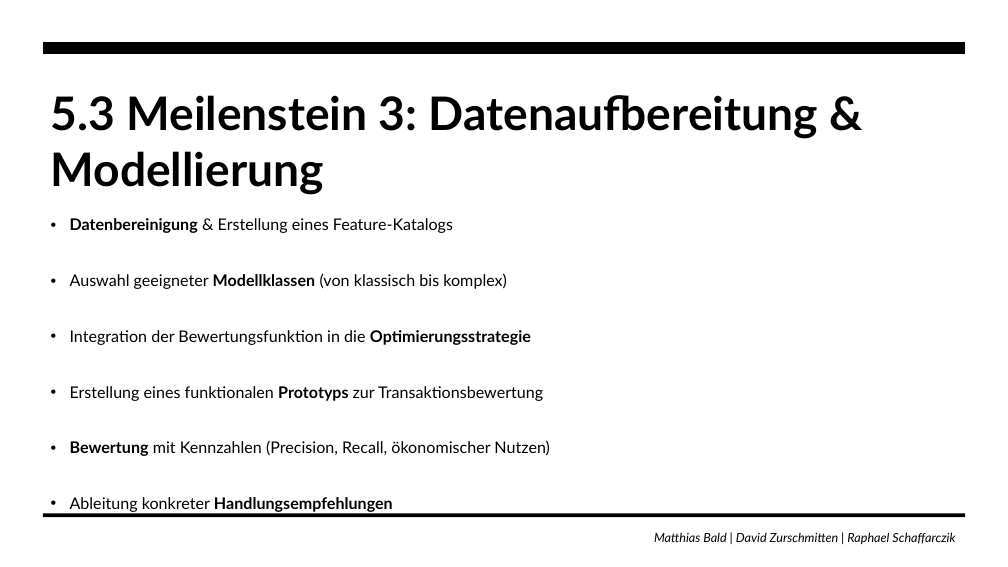
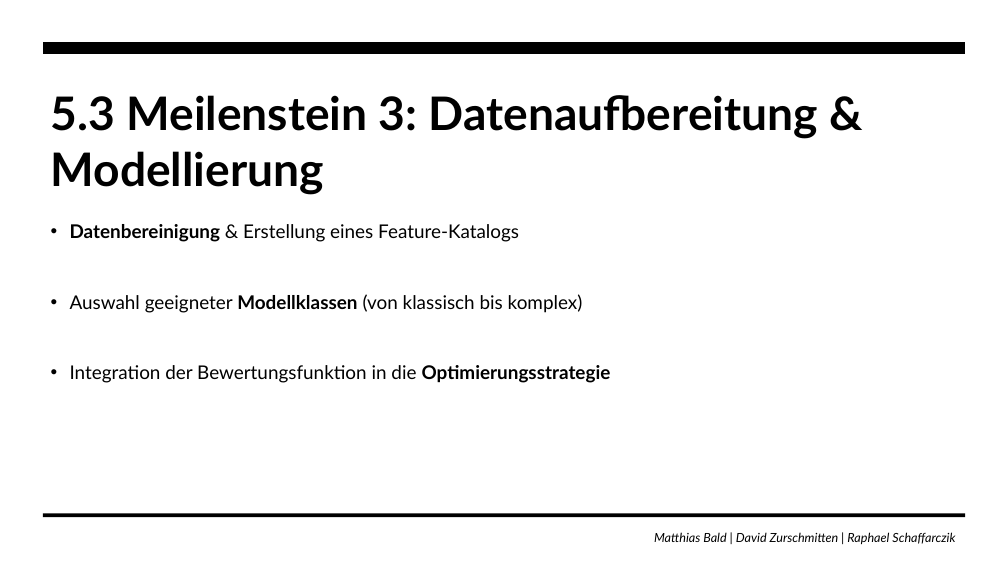
Before and after one commit to zurdavid/projektpraktikum-datascience, a slide deck: slide 26 of Präsentation_Bald.pptx (slide 24 before the commit). Drawn at 1008x567 pixels with LibreOffice and Linux fonts; fonts in the diff are those of the drawing; background and template pictures are left out. Boxes give left, top, right and bottom in pixels: in the first picture for what was removed or moved away, otherwise in the second. Text is boxed around its words. In the diff, an @@ line names an element or a change of style, - is before the commit and + after.

```diff
--- a/Präsentation_Bald.pptx
+++ b/Präsentation_Bald.pptx
@@ text "Datenbereinigung & Erstellung eines Feature-Katalogs" at box(70, 224, 611, 383): size 15.3 to 18 pt; line spacing 0.9 to 1.1 @@
@@ text at box(70, 386, 550, 512): paragraphs removed @@
-• Erstellung eines funktionalen Prototyps zur Transaktionsbewertung
-• Bewertung mit Kennzahlen (Precision, Recall, ökonomischer Nutzen)
-• Ableitung konkreter Handlungsempfehlungen
```
Also in this commit, not shown: 8 other slides changed, 3 slides added.
